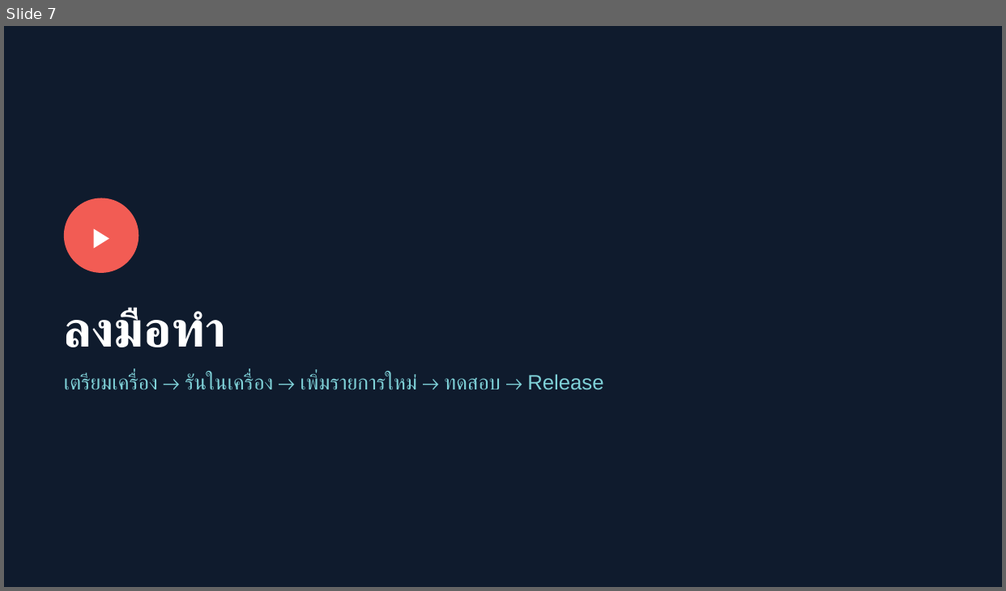
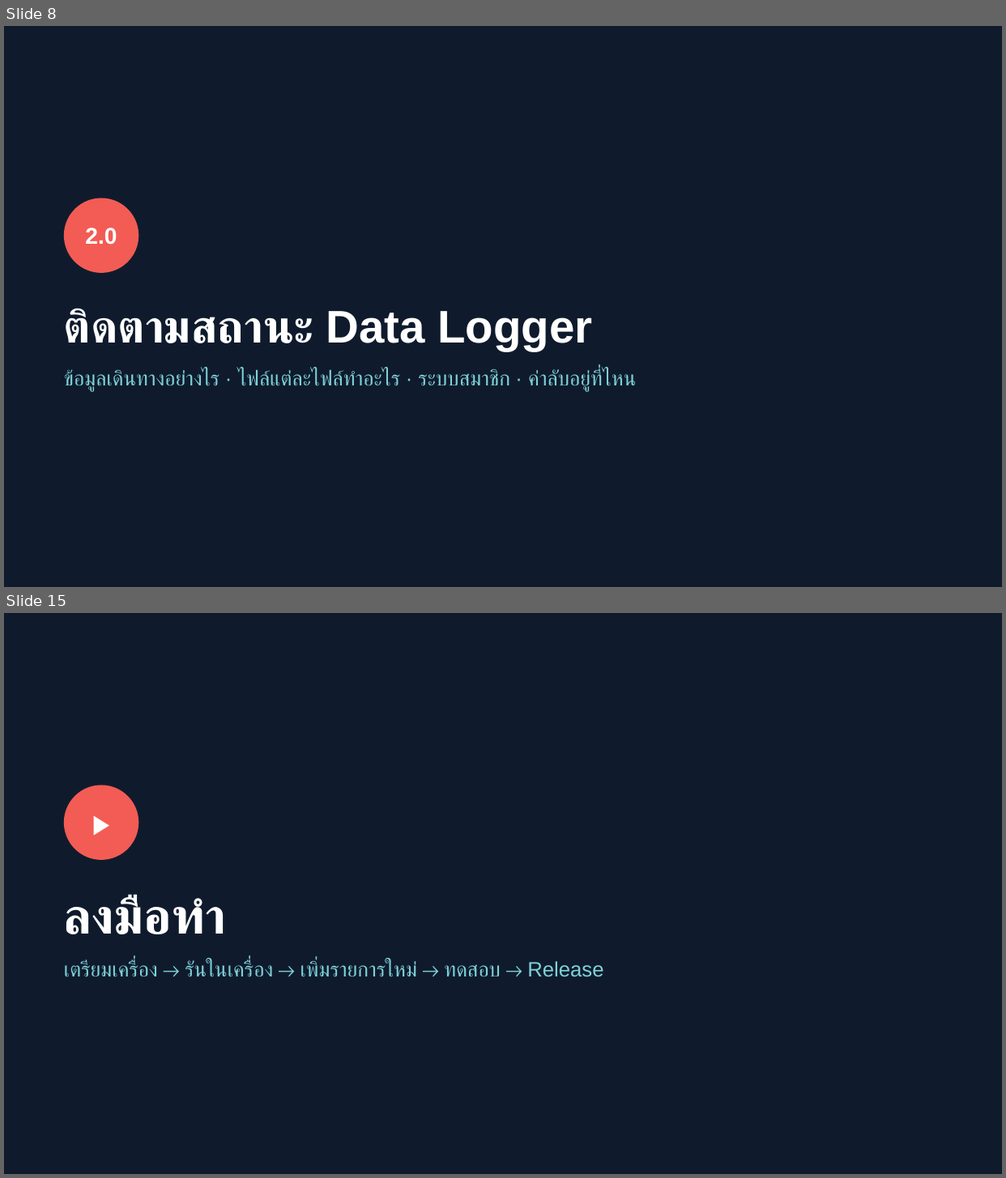
Before and after one commit to AHTH-Graph-Generator/AHTH-Graph-Generator.github.io, a slide deck: docs/AHTH-Graph-Generator-Training.pptx. Shown one above the other, each under a label of ours: slide 7 before the commit, slides 8 and 15 after it; the slides between them are not shown. The pictures are 1006x591 and 1006x1178 pixels, drawn with LibreOffice and Linux fonts; fonts in the diff are those of the drawing. Boxes give left, top, right and bottom in pixels: in the first picture for what was removed or moved away, otherwise in the second. Text is boxed around its words. In the diff, an @@ line names an element or a change of style, - is before the commit and + after.

```diff
--- a/docs/AHTH-Graph-Generator-Training.pptx
+++ b/docs/AHTH-Graph-Generator-Training.pptx
@@ slide 8 added at [4,26,1002,587], background #0F1B2D @@
@@ ellipse added at [64,199,138,273], fill #F25C54, 22 pt, text #FFFFFF, bold @@
+2.0
@@ text added at [64,308,592,351], 44 pt, text #FFFFFF, bold @@
+ติดตามสถานะ Data Logger
@@ text added at [64,369,636,391], 20 pt, text #7FD1D8 @@
+ข้อมูลเดินทางอย่างไร · ไฟล์แต่ละไฟล์ทำอะไร · ระบบสมาชิก · ค่าลับอยู่ที่ไหน
@@ what was slide 7 is now slide 15 @@
```
Also in this commit, not shown: 14 slides changed, 7 other slides added, 29 other files.
